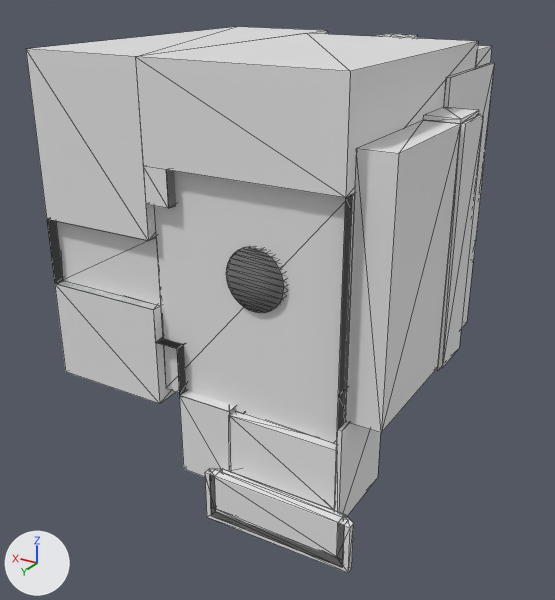
An edit to the glTF model assets/units/pd2_mod_hwu/architecture/hwu_mountain_shaft/hwu_mountain_shaft.glb, drawn before and after from the same camera.
One viewpoint serves both versions: a camera (50 mm lens) standing at (-22.0, 50.7, 11.3) and looking at (0.6, 13.0, -7.6). Lighting does not change. The marker at lower left points along +X, +Y and +Z. Mesh edges are drawn as thin lines. Where no turn or scale is listed for an object, it has been applied to the vertices. Vertices at the same position are counted once.

In view in the first picture: 'c_box_01', 'c_box_04', 'c_box_05', 'c_box_24', 'c_box_28', 'c_box_32', 'c_box_33', 'c_box_35', 'c_box_36', 'c_box_42', 'c_convex_05', 'dm_concrete'.
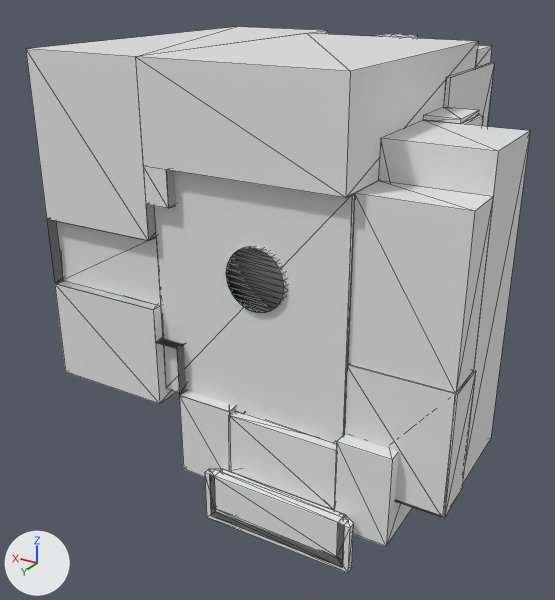
What differs and where, as boxes (x1, y1, x2, y2) in the pictures (555 x 600 px):
'c_box_28', reshaped
    before: (345, 120, 461, 433)
    after: (378, 120, 530, 483)
'c_box_43', added
    after: (348, 180, 493, 393)
'c_box_44', added
    after: (344, 364, 456, 517)
'c_box_36', mesh rescaled
    before: (334, 422, 381, 516)
    after: (334, 435, 412, 546)
'dm_concrete', reshaped (not visible afterwards)
    before: (47, 170, 354, 444)
'c_box_45', added
    after: (442, 370, 475, 518)
'c_box_46', added
    after: (398, 502, 442, 518)
part 3 of me_dm_concrete, cut back (black)
    before: (337, 195, 354, 430)
'c_box_24', unchanged, covered by the edit
    before: (438, 115, 483, 368)
    after: (461, 115, 483, 126)
'g_g', unchanged, uncovered by the edit
    after: (47, 170, 286, 418)

Diff of the bpy script that builds the scene:
```diff
--- a/assets/units/pd2_mod_hwu/architecture/hwu_mountain_shaft/hwu_mountain_shaft.glb.py
+++ b/assets/units/pd2_mod_hwu/architecture/hwu_mountain_shaft/hwu_mountain_shaft.glb.py
@@ me_c_box_28 @@
 me_c_box_28.from_pydata(...)  # 8 vertices, 12 faces; spans x -1.88..0.12, y -3.95..4.05, z -6.9..7.05
 # used by ob_c_box_28; location = (-7.77, 16.05, -2.95)
-me_c_box_28.vertices[0].co = (-1.88, -3.95, 7.05)  # pixel (460, 123)
-me_c_box_28.vertices[1].co = (-1.88, 4.05, 7.05)  # pixel (398, 153)
-me_c_box_28.vertices[2].co = (-1.88, 4.05, -6.9)  # pixel (381, 432)
-me_c_box_28.vertices[3].co = (-1.88, -3.95, -6.9)  # pixel (437, 367)
-me_c_box_28.vertices[5].co = (0.12, 4.05, 7.05)  # pixel (356, 148)
-me_c_box_28.vertices[6].co = (0.12, -3.95, -6.9)
-me_c_box_28.vertices[7].co = (0.12, 4.05, -6.9)  # pixel (345, 421)
+# me_c_box_28 part 1
+me_c_box_28.vertices[0].co = (-5.38, -3.95, 7.05)  # pixel (530, 130)
+me_c_box_28.vertices[1].co = (-5.38, 1.45, 7.05)  # pixel (498, 151)
+me_c_box_28.vertices[2].co = (-5.38, 1.45, -10.6)
+me_c_box_28.vertices[3].co = (-5.38, -3.95, -10.6)  # pixel (490, 438)
+me_c_box_28.vertices[5].co = (0.12, 1.45, 7.05)  # pixel (380, 138)
+me_c_box_28.vertices[6].co = (0.12, -3.95, -10.6)
+me_c_box_28.vertices[7].co = (0.12, 1.45, -10.6)
@@ me_c_box_36 @@
 me_c_box_36.from_pydata(...)  # 8 vertices, 12 faces; spans x -0.12..0.12, y -2.55..2.55, z -3.0..3.0
 # used by ob_c_box_36; location = (-7.77, 18.45, -12.85)
+# me_c_box_36 part 2: the whole mesh is scaled about its middle by (12, 1, 0.883), then moved by (-1.38, 0.0, -0.35)
@@ me_dm_concrete @@
 # used by ob_dm_concrete; location = (-1.69, 4.74, -2.73)
 # verts and faces of me_dm_concrete; kept vertices keep their numbers, new ones are numbered from 324
 # before: 123 (-6.0, 11.2, -13.1), 124 (-6.0, 16.3, -13.1), 125 (-6.0, 16.3, -5.1) at pixel (338, 395), 126 (-6.0, 11.2, -5.2), 188 (-6.0, 7.4, -5.2)
 # before: 189 (-6.0, 16.3, -5.2) at pixel (338, 396), 190 (-6.0, 16.3, 4.8) at pixel (345, 197), 191 (-6.0, 7.4, 4.8)
-me_dm_concrete.from_pydata(...)  # 324 vertices, 408 faces; spans x -8.0..13.0, y -4.7..17.1, z -15.0..10.2
+me_dm_concrete.from_pydata(...)  # 323 vertices, 406 faces; spans x -8.0..13.0, y -4.7..17.1, z -15.0..10.2
+# me_dm_concrete part 3
+delete_vertices([124, 125, 189])  # with the faces that use them
+delete_faces([(188, 190, 191)])
+verts[324] = (-6.0, 12.8, -5.2)
+verts[325] = (-6.0, 12.8, 4.8)  # pixel (378, 180)
+faces += [(188, 324, 325), (188, 325, 191)]
 me_dm_concrete.materials.append(mat_defaultmaterial)
@@ me_c_box_46 @@
+me_c_box_46.from_pydata(...)  # a box spanning x -1.25..1.25, y -1.35..1.35, z -0.05..0.05
@@ me_c_box_45 @@
+me_c_box_45.from_pydata(...)  # a box spanning x -0.05..0.05, y -1.35..1.35, z -3.5..3.5
@@ me_c_box_44 @@
+me_c_box_44.from_pydata(...)  # a box spanning x -2.75..2.75, y -0.05..0.05, z -3.5..3.5
@@ me_c_box_43 @@
+me_c_box_43.from_pydata(...)  # a box spanning x -5.37..0.12, y -0.95..1.65, z -3.0..5.65
@@ ob_c_box_46 @@
+ob_c_box_46 = bpy.data.objects.new('c_box_46', me_c_box_46)
+ob_c_box_46.location = (-11.9, 18.85, -13.5)
@@ ob_c_box_45 @@
+ob_c_box_45 = bpy.data.objects.new('c_box_45', me_c_box_45)
+ob_c_box_45.location = (-13.2, 18.85, -10.05)
@@ ob_c_box_44 @@
+ob_c_box_44 = bpy.data.objects.new('c_box_44', me_c_box_44)
+ob_c_box_44.location = (-10.4, 20.15, -10.05)
@@ ob_c_box_43 @@
+ob_c_box_43 = bpy.data.objects.new('c_box_43', me_c_box_43)
+ob_c_box_43.location = (-7.77, 18.45, -3.55)
```
